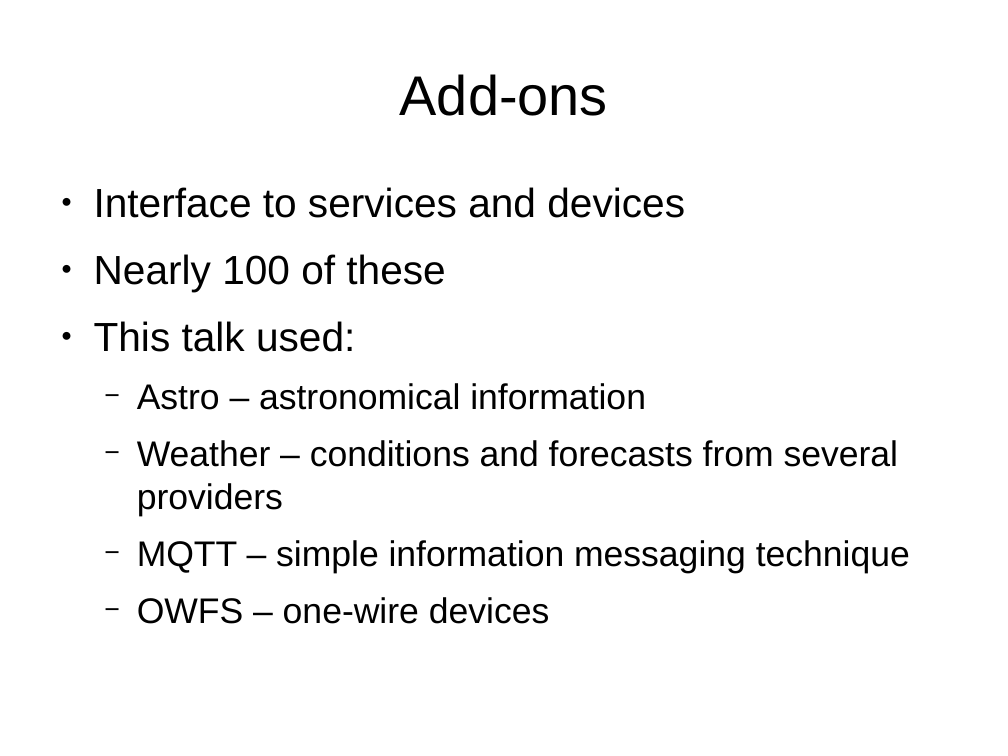
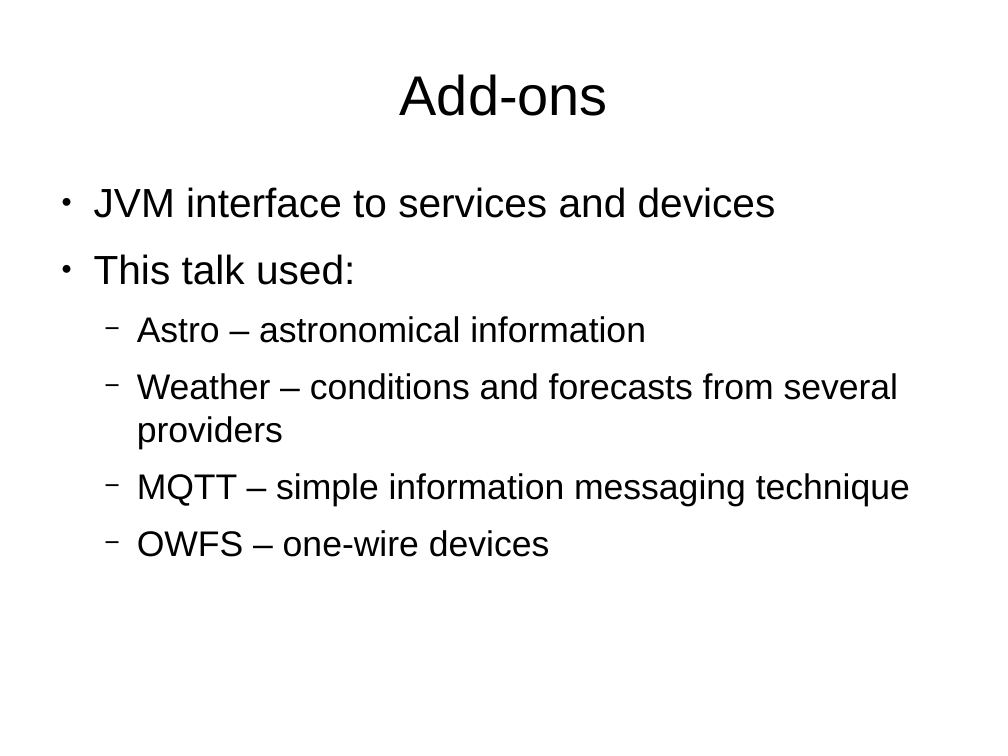
Before and after one commit to kirkcarlson/openhab-presentation, a slide deck: slide 9 of openhab-presentation.odp. Drawn at 1008x756 pixels with LibreOffice and Linux fonts; fonts in the diff are those of the drawing. Boxes give left, top, right and bottom in pixels: in the first picture for what was removed or moved away, otherwise in the second. Text is boxed around its words. In the diff, an @@ line names an element or a change of style, - is before the commit and + after.

```diff
--- a/openhab-presentation.odp
+++ b/openhab-presentation.odp
@@ text at [94,187,776,218]: text changed @@
-● Interface to services and devices
-● Nearly 100 of these
+● JVM interface to services and devices
```
Also in this commit, not shown: 5 other slides changed, 1 other file.
